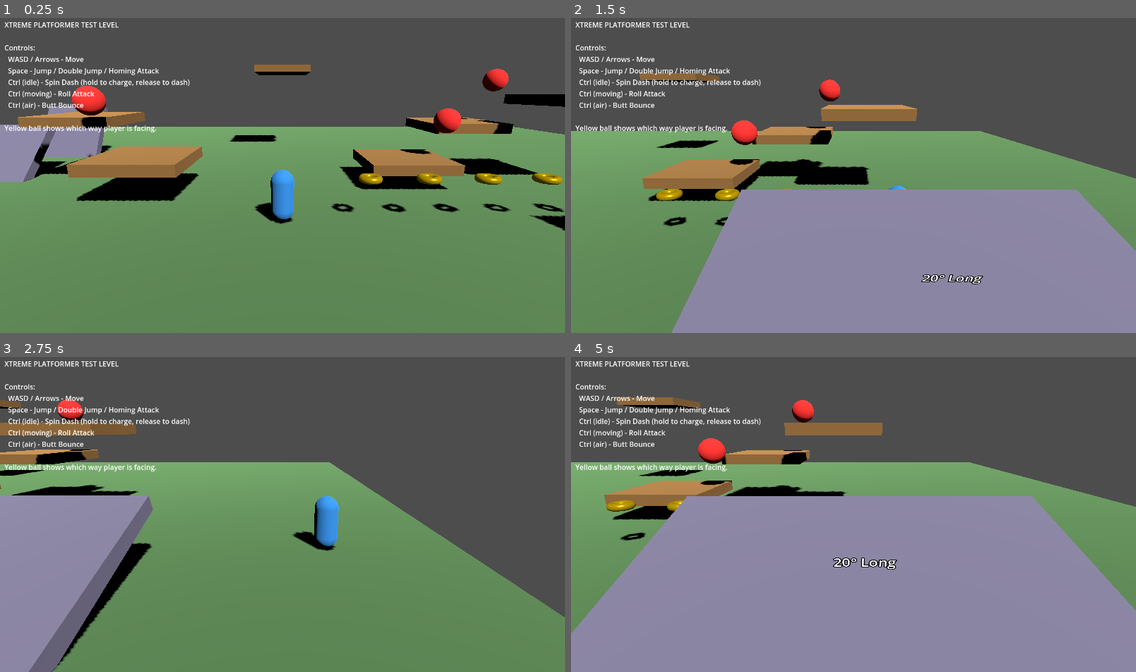
Above: before the commit, frames 1-4 (two rows, left to right).
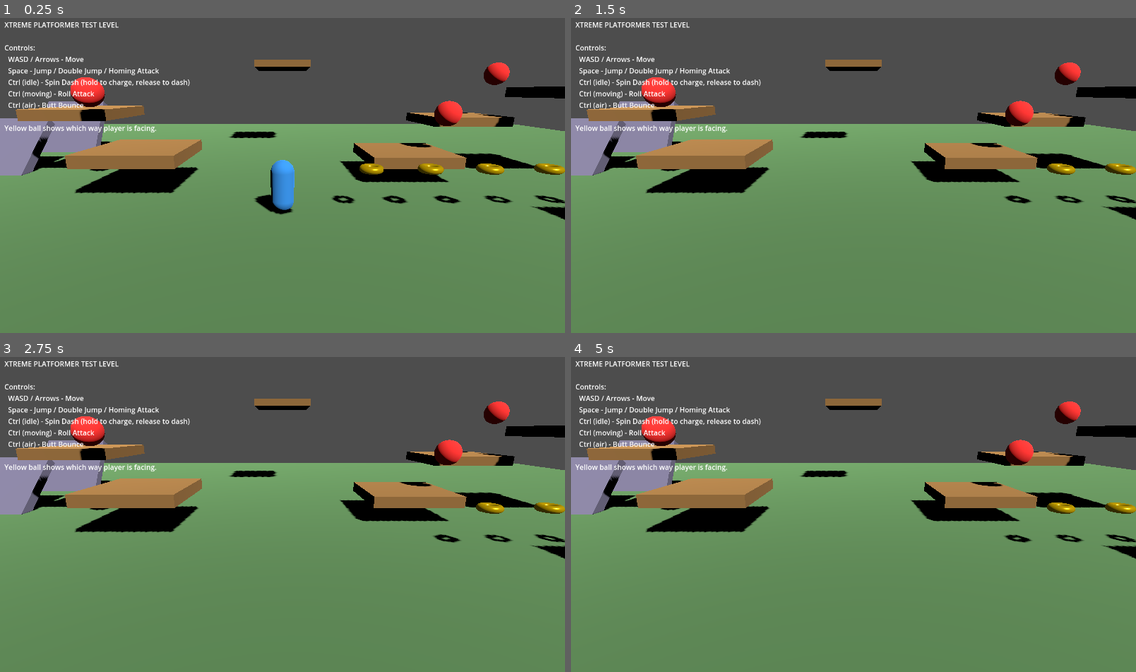
Above: after the commit, the same moments.

Repository: adm-steel-fish/xtreme_level_editor
Game: Godot game, scene res://scenes/test_level.tscn
Two runs of this game, one before a commit and one after it. Both use one fixed random seed, a clock stepped at 60 frames per second and the inputs below.
Inputs (mouse positions are in pixels of both pictures, inside the frame that each line leads up to):
- Up to frame 1 (0.25 s): no input
- Up to frame 2 (1.5 s): tap Enter (ui_accept) at 0.5 s; move the mouse to (977, 159) at 0.52 s; hold D (move_right) 0.53-1.25 s; hold Ctrl (action) 0.53-1.25 s; click (977, 159) at 0.67 s; tap Space (jump) at 0.77 s; drag from (740, 191) to (825, 238) at 1.27 s
- Up to frame 3 (2.75 s): move the mouse to (339, 442) at 2.02 s; hold D (move_right) from 2.03 s (still down); tap 2 at 2.1 s
- Up to frame 4 (5 s): release D (move_right) at 2.75 s; drag from (825, 577) to (684, 464) at 2.77 s; move the mouse to (1023, 561) at 3.52 s; hold A (move_left) 3.53-4.25 s; tap R at 3.6 s; tap Space (jump) at 3.77 s; drag from (684, 464) to (768, 432) at 4.27 s

The runs differ from the first frame. In frame 1, 13% of the frame differs, in the area x 0-100%, y 13-68%; in frame 2, 53%; in frame 3, 31%; in frame 4, 61%, in the area x 0-100%, y 12-100%.

Commit message:
Retro Filter Present (not implemented)

Diff:
--- /dev/null
+++ b/scenes/retro_shader_test.tscn
@@ -0,0 +1,175 @@
+[gd_scene load_steps=15 format=3 uid="uid://ck2y8qxvmh7j0"]
+
+[ext_resource type="Shader" path="res://addons/xtreme_level_editor/shaders/retro/retro_standard.gdshader" id="1_retro_standard"]
+[ext_resource type="Shader" path="res://addons/xtreme_level_editor/shaders/retro/retro_vertex_color.gdshader" id="2_retro_vertex_color"]
+[ext_resource type="Shader" path="res://addons/xtreme_level_editor/shaders/retro/retro_unlit.gdshader" id="3_retro_unlit"]
+
+[sub_resource type="ProceduralSkyMaterial" id="ProceduralSkyMaterial_sky"]
+sky_top_color = Color(0.2, 0.1, 0.4, 1)
+sky_horizon_color = Color(0.5, 0.3, 0.6, 1)
+ground_bottom_color = Color(0.1, 0.05, 0.15, 1)
+ground_horizon_color = Color(0.3, 0.2, 0.35, 1)
+
+[sub_resource type="Sky" id="Sky_main"]
+sky_material = SubResource("ProceduralSkyMaterial_sky")
+
+[sub_resource type="Environment" id="Environment_main"]
+background_mode = 2
+sky = SubResource("Sky_main")
+ambient_light_source = 2
+ambient_light_color = Color(0.3, 0.3, 0.35, 1)
+
+[sub_resource type="ShaderMaterial" id="ShaderMaterial_floor"]
+shader = ExtResource("1_retro_standard")
+shader_parameter/retro_enabled = true
+shader_parameter/retro_intensity = 0.35
+shader_parameter/vertex_jitter_override = -1.0
+shader_parameter/affine_warp_override = -1.0
+shader_parameter/color_reduction_override = -1.0
+shader_parameter/dither_override = -1.0
+shader_parameter/jitter_resolution = 128.0
+shader_parameter/lighting_enabled = true
+shader_parameter/light_direction = Vector3(0.3, -0.7, -0.5)
+shader_parameter/light_color = Vector3(1, 0.98, 0.95)
+shader_parameter/light_intensity = 1.0
+shader_parameter/ambient_color = Vector3(0.3, 0.3, 0.35)
+shader_parameter/ambient_intensity = 0.4
+shader_parameter/use_half_lambert = true
+shader_parameter/albedo = Color(0.4, 0.6, 0.3, 1)
+shader_parameter/use_texture = false
+shader_parameter/use_vertex_color = false
+shader_parameter/vertex_color_intensity = 1.0
+shader_parameter/emission_color = Vector3(0, 0, 0)
+shader_parameter/emission_intensity = 0.0
+shader_parameter/roughness = 0.8
+shader_parameter/metallic = 0.0
+
+[sub_resource type="BoxMesh" id="BoxMesh_floor"]
+size = Vector3(20, 0.5, 20)
+
+[sub_resource type="ShaderMaterial" id="ShaderMaterial_cube"]
+shader = ExtResource("1_retro_standard")
+shader_parameter/retro_enabled = true
+shader_parameter/retro_intensity = 0.35
+shader_parameter/vertex_jitter_override = -1.0
+shader_parameter/affine_warp_override = -1.0
+shader_parameter/color_reduction_override = -1.0
+shader_parameter/dither_override = -1.0
+shader_parameter/jitter_resolution = 128.0
+shader_parameter/lighting_enabled = true
+shader_parameter/light_direction = Vector3(0.3, -0.7, -0.5)
+shader_parameter/light_color = Vector3(1, 0.98, 0.95)
+shader_parameter/light_intensity = 1.0
+shader_parameter/ambient_color = Vector3(0.3, 0.3, 0.35)
+shader_parameter/ambient_intensity = 0.4
+shader_parameter/use_half_lambert = true
+shader_parameter/albedo = Color(0.8, 0.2, 0.2, 1)
+shader_parameter/use_texture = false
+shader_parameter/use_vertex_color = false
+shader_parameter/vertex_color_intensity = 1.0
+shader_parameter/emission_color = Vector3(0, 0, 0)
+shader_parameter/emission_intensity = 0.0
+shader_parameter/roughness = 0.7
+shader_parameter/metallic = 0.0
+
+[sub_resource type="BoxMesh" id="BoxMesh_cube"]
+
+[sub_resource type="ShaderMaterial" id="ShaderMaterial_ring"]
+shader = ExtResource("3_retro_unlit")
+shader_parameter/retro_enabled = true
+shader_parameter/retro_intensity = 0.35
+shader_parameter/vertex_jitter_override = -1.0
+shader_parameter/affine_warp_override = -1.0
+shader_parameter/color_reduction_override = -1.0
+shader_parameter/dither_override = -1.0
+shader_parameter/jitter_resolution = 128.0
+shader_parameter/albedo = Color(1, 0.85, 0, 1)
+shader_parameter/use_texture = false
+shader_parameter/use_vertex_color = true
+shader_parameter/brightness = 1.2
+shader_parameter/pulse_enabled = true
+shader_parameter/pulse_speed = 3.0
+shader_parameter/pulse_intensity = 0.15
+shader_parameter/pulse_color = Vector3(1, 1, 1)
+shader_parameter/rim_enabled = true
+shader_parameter/rim_color = Vector3(1, 1, 1)
+shader_parameter/rim_intensity = 0.3
+shader_parameter/rim_power = 2.0
+shader_parameter/flash_enabled = false
+shader_parameter/flash_color = Vector3(1, 1, 1)
+shader_parameter/flash_intensity = 0.0
+shader_parameter/fade_alpha = 1.0
+
+[sub_resource type="TorusMesh" id="TorusMesh_ring"]
+inner_radius = 0.3
+outer_radius = 0.5
+
+[sub_resource type="ShaderMaterial" id="ShaderMaterial_sphere"]
+shader = ExtResource("3_retro_unlit")
+shader_parameter/retro_enabled = true
+shader_parameter/retro_intensity = 0.35
+shader_parameter/vertex_jitter_override = -1.0
+shader_parameter/affine_warp_override = -1.0
+shader_parameter/color_reduction_override = -1.0
+shader_parameter/dither_override = -1.0
+shader_parameter/jitter_resolution = 128.0
+shader_parameter/albedo = Color(0.2, 0.5, 1, 1)
+shader_parameter/use_texture = false
+shader_parameter/use_vertex_color = true
+shader_parameter/brightness = 1.1
+shader_parameter/pulse_enabled = false
+shader_parameter/pulse_speed = 3.0
+shader_parameter/pulse_intensity = 0.15
+shader_parameter/pulse_color = Vector3(1, 1, 1)
+shader_parameter/rim_enabled = true
+shader_parameter/rim_color = Vector3(1, 1, 1)
+shader_parameter/rim_intensity = 0.4
+shader_parameter/rim_power = 2.5
+shader_parameter/flash_enabled = false
+shader_parameter/flash_color = Vector3(1, 1, 1)
+shader_parameter/flash_intensity = 0.0
+shader_parameter/fade_alpha = 1.0
+
+[sub_resource type="SphereMesh" id="SphereMesh_blue"]
+radius = 0.5
+height = 1.0
+
+[node name="RetroShaderTest" type="Node3D"]
+
+[node name="WorldEnvironment" type="WorldEnvironment" parent="."]
+environment = SubResource("Environment_main")
+
+[node name="DirectionalLight3D" type="DirectionalLight3D" parent="."]
+transform = Transform3D(0.866025, -0.353553, 0.353553, 0, 0.707107, 0.707107, -0.5, -0.612372, 0.612372, 0, 10, 0)
+light_color = Color(1, 0.98, 0.95, 1)
+light_energy = 0.5
+shadow_enabled = true
+
+[node name="Camera3D" type="Camera3D" parent="."]
+transform = Transform3D(1, 0, 0, 0, 0.939693, 0.34202, 0, -0.34202, 0.939693, 0, 5, 10)
+
+[node name="Floor" type="MeshInstance3D" parent="."]
+transform = Transform3D(1, 0, 0, 0, 1, 0, 0, 0, 1, 0, -0.25, 0)
+material_override = SubResource("ShaderMaterial_floor")
+mesh = SubResource("BoxMesh_floor")
+
+[node name="TestCube" type="MeshInstance3D" parent="."]
+transform = Transform3D(1, 0, 0, 0, 1, 0, 0, 0, 1, -3, 1, 0)
+material_override = SubResource("ShaderMaterial_cube")
+mesh = SubResource("BoxMesh_cube")
+
+[node name="TestRing" type="MeshInstance3D" parent="."]
+transform = Transform3D(1, 0, 0, 0, 1, 0, 0, 0, 1, 0, 1.5, 0)
+material_override = SubResource("ShaderMaterial_ring")
+mesh = SubResource("TorusMesh_ring")
+
+[node name="TestBlueSphere" type="MeshInstance3D" parent="."]
+transform = Transform3D(1, 0, 0, 0, 1, 0, 0, 0, 1, 3, 1, 0)
+material_override = SubResource("ShaderMaterial_sphere")
+mesh = SubResource("SphereMesh_blue")
+
+[node name="Label3D" type="Label3D" parent="."]
+transform = Transform3D(1, 0, 0, 0, 1, 0, 0, 0, 1, 0, 3, 0)
+text = "Retro Shader Test Scene
+Standard (Cube) | Unlit (Ring, Sphere)"
+font_size = 32
--- a/scenes/test_level.tscn
+++ b/scenes/test_level.tscn
@@ -15,16 +15,16 @@
 height = 1.8
 
 [sub_resource type="StandardMaterial3D" id="Material_player"]
-albedo_color = Color(0.2, 0.6, 1, 1)
+albedo_color = Color(0.2, 0.6, 1.0, 1.0)
 
 [sub_resource type="SphereMesh" id="SphereMesh_face"]
 radius = 0.2
 height = 0.4
 
 [sub_resource type="StandardMaterial3D" id="Material_face"]
-albedo_color = Color(1, 0.9, 0.1, 1)
+albedo_color = Color(1.0, 0.9, 0.1, 1.0)
 emission_enabled = true
-emission = Color(1, 0.9, 0.1, 1)
+emission = Color(1.0, 0.9, 0.1, 1.0)
 emission_energy_multiplier = 0.8
 
 [sub_resource type="BoxShape3D" id="BoxShape3D_ground"]
@@ -34,19 +34,19 @@
 size = Vector3(60, 1, 60)
 
 [sub_resource type="StandardMaterial3D" id="Material_ground"]
-albedo_color = Color(0.35, 0.55, 0.35, 1)
+albedo_color = Color(0.35, 0.55, 0.35, 1.0)
+
+[sub_resource type="BoxMesh" id="BoxMesh_platform"]
+size = Vector3(4, 0.5, 4)
 
 [sub_resource type="BoxShape3D" id="BoxShape3D_platform"]
 size = Vector3(4, 0.5, 4)
 
-[sub_resource type="BoxMesh" id="BoxMesh_platform"]
-size = Vector3(4, 0.5, 4)
-
 [sub_resource type="StandardMaterial3D" id="Material_platform"]
-albedo_color = Color(0.6, 0.45, 0.25, 1)
+albedo_color = Color(0.6, 0.45, 0.25, 1.0)
 
 [sub_resource type="StandardMaterial3D" id="Material_ramp"]
-albedo_color = Color(0.5, 0.5, 0.65, 1)
+albedo_color = Color(0.5, 0.5, 0.65, 1.0)
 
 [sub_resource type="SphereShape3D" id="SphereShape3D_enemy"]
 radius = 0.6
@@ -56,26 +56,26 @@
 height = 1.2
 
 [sub_resource type="StandardMaterial3D" id="Material_enemy"]
-albedo_color = Color(0.9, 0.2, 0.2, 1)
+albedo_color = Color(0.9, 0.2, 0.2, 1.0)
 emission_enabled = true
-emission = Color(0.5, 0.1, 0.1, 1)
+emission = Color(0.5, 0.1, 0.1, 1.0)
 emission_energy_multiplier = 0.3
+
+[sub_resource type="TorusMesh" id="TorusMesh_currency"]
+inner_radius = 0.15
+outer_radius = 0.4
+
+[sub_resource type="StandardMaterial3D" id="Material_currency"]
+albedo_color = Color(1.0, 0.85, 0.1, 1.0)
+metallic = 0.8
+roughness = 0.2
+emission_enabled = true
+emission = Color(1.0, 0.85, 0.1, 1.0)
+emission_energy_multiplier = 0.2
 
 [sub_resource type="CylinderShape3D" id="CylinderShape3D_currency"]
 height = 0.3
 radius = 0.4
-
-[sub_resource type="TorusMesh" id="TorusMesh_currency"]
-inner_radius = 0.15
-outer_radius = 0.4
-
-[sub_resource type="StandardMaterial3D" id="Material_currency"]
-albedo_color = Color(1, 0.85, 0.1, 1)
-metallic = 0.8
-roughness = 0.2
-emission_enabled = true
-emission = Color(1, 0.85, 0.1, 1)
-emission_energy_multiplier = 0.2
 
 [node name="TestLevel" type="Node3D"]
 
@@ -107,7 +107,7 @@
 mesh = SubResource("SphereMesh_face")
 surface_material_override/0 = SubResource("Material_face")
 
-[node name="XtremeCamera" type="Camera3D" parent="." node_paths=PackedStringArray("target")]
+[node name="XtremeCamera" type="Camera3D" parent="."]
 transform = Transform3D(1, 0, 0, 0, 0.966, 0.259, 0, -0.259, 0.966, 0, 4, 10)
 current = true
 fov = 55.0
@@ -115,6 +115,7 @@
 target = NodePath("../Player")
 height_offset = 3.0
 follow_distance = 10.0
+pitch_angle = -15.0
 wall_fade_enabled = false
 smooth_position = true
 smooth_speed = 8.0
@@ -123,7 +124,6 @@
 
 [node name="HomingReticle" type="Control" parent="UI"]
 visible = false
-layout_mode = 3
 anchors_preset = 0
 offset_right = 64.0
 offset_bottom = 64.0
@@ -131,7 +131,7 @@
 script = ExtResource("2_reticle")
 
 [node name="ReticleOuter" type="ColorRect" parent="UI/HomingReticle"]
-layout_mode = 0
+anchors_preset = 15
 anchor_right = 1.0
 anchor_bottom = 1.0
 grow_horizontal = 2
@@ -139,7 +139,7 @@
 color = Color(1, 0.3, 0.1, 0.8)
 
 [node name="ReticleInner" type="ColorRect" parent="UI/HomingReticle"]
-layout_mode = 0
+anchors_preset = 8
 anchor_left = 0.5
 anchor_top = 0.5
 anchor_right = 0.5
--- /dev/null
+++ b/scripts/test_camera.gd
@@ -0,0 +1,43 @@
+extends Camera3D
+class_name XtremeTestCamera
+
+## Simple follow camera for testing player controller
+## Maintains fixed angle and distance from player (Sonic X-treme style)
+
+@export_group("Follow Settings")
+## Target to follow
+@export var target: Node3D
+## Offset from target position
+@export var offset: Vector3 = Vector3(0, 12, 18)
+## How fast camera follows (0 = instant, higher = smoother)
+@export var follow_smoothing: float = 8.0
+
+@export_group("Look Settings")
+## Look at offset (where on target to look)
+@export var look_offset: Vector3 = Vector3(0, 1, 0)
+
+var _target_position: Vector3 = Vector3.ZERO
+
+
+func _ready() -> void:
+	if target:
+		# Initialize position immediately
+		global_position = target.global_position + offset
+		look_at(target.global_position + look_offset, Vector3.UP)
+
+
+func _physics_process(delta: float) -> void:
+	if not target:
+		return
+
+	# Calculate target camera position
+	_target_position = target.global_position + offset
+
+	# Smoothly move camera
+	if follow_smoothing > 0:
+		global_position = global_position.lerp(_target_position, follow_smoothing * delta)
+	else:
+		global_position = _target_position
+
+	# Always look at target
+	look_at(target.global_position + look_offset, Vector3.UP)
Not shown, added: addons/xtreme_level_editor/nodes/retro/retro_viewport_container.gd
Not shown, added: addons/xtreme_level_editor/nodes/retro/retro_viewport_container.gd.uid
Not shown, added: addons/xtreme_level_editor/resources/retro/default_retro_settings.tres
Not shown, added: addons/xtreme_level_editor/resources/retro/retro_settings.gd
Not shown, added: addons/xtreme_level_editor/resources/retro/retro_settings.gd.uid
Not shown, added: addons/xtreme_level_editor/scenes/retro/retro_viewport_container.tscn
Not shown, added: addons/xtreme_level_editor/scripts/retro/retro_material.gd
Not shown, added: addons/xtreme_level_editor/scripts/retro/retro_material.gd.uid
Not shown, added: addons/xtreme_level_editor/scripts/retro/retro_shader_params.gd
Not shown, added: addons/xtreme_level_editor/scripts/retro/retro_shader_params.gd.uid
Not shown, added: addons/xtreme_level_editor/shaders/retro/retro_common.gdshaderinc
Not shown, added: addons/xtreme_level_editor/shaders/retro/retro_common.gdshaderinc.uid
(and 13 more such lines)
